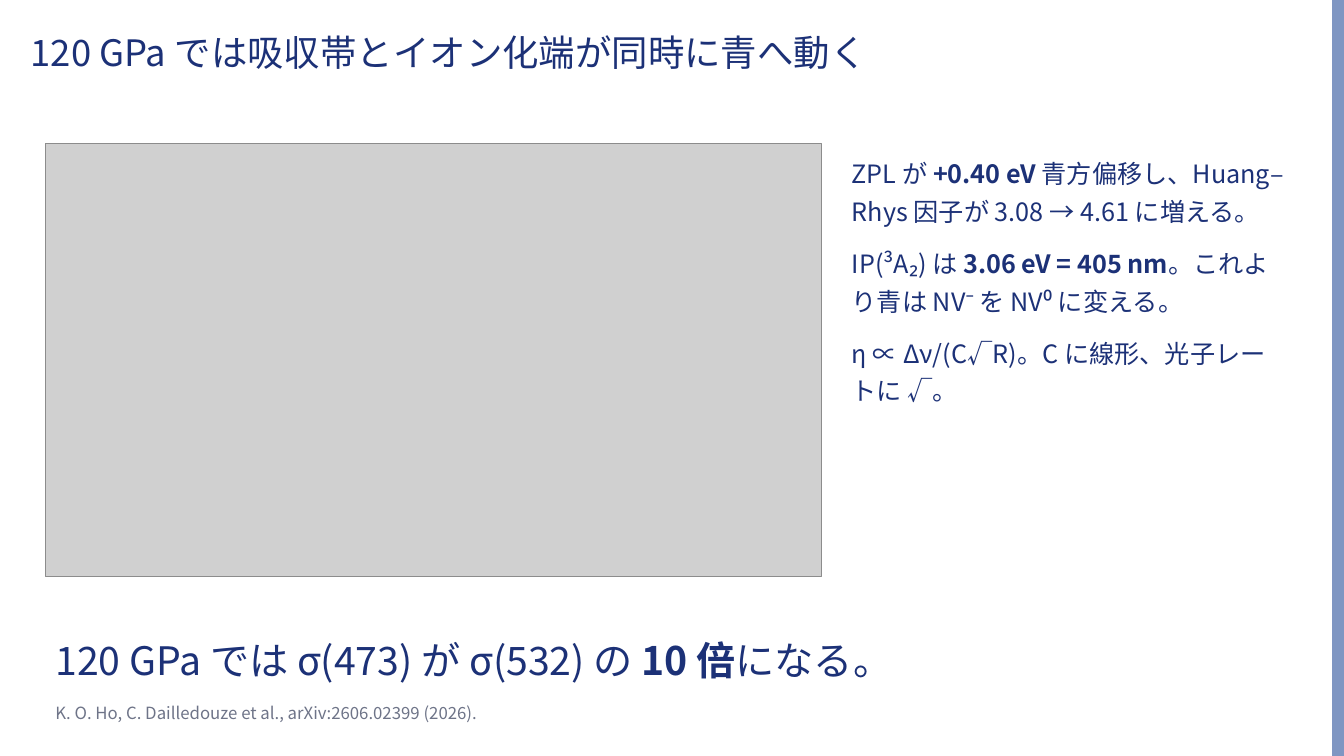
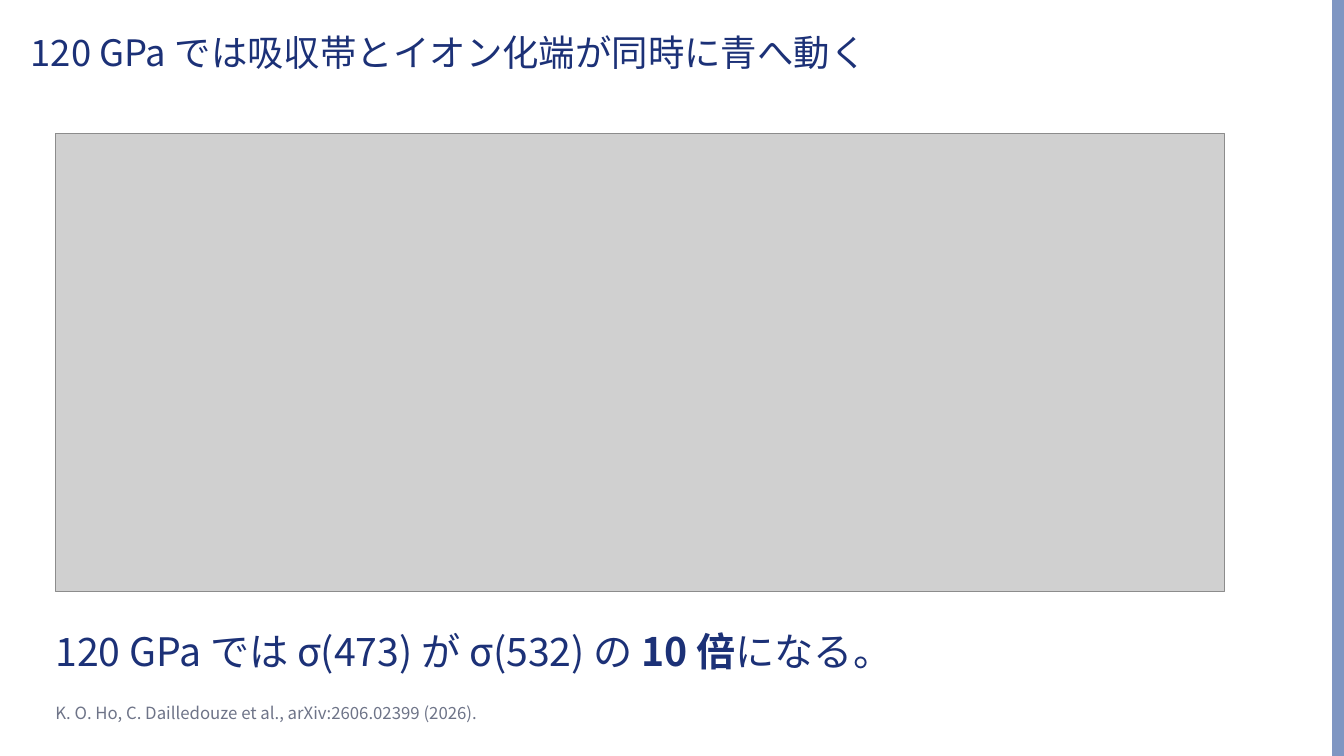
Before and after one commit to Risei412/ultra-high-pressure-ODMR, a slide deck: slide 4 of slides/odmr_473nm_talk.pptx. Drawn at 1344x756 pixels with LibreOffice and Linux fonts; fonts in the diff are those of the drawing; grey boxes stand for pictures; background and template pictures are left out. Boxes give left, top, right and bottom in pixels: in the first picture for what was removed or moved away, otherwise in the second. Text is boxed around its words. In the diff, an @@ line names an element or a change of style, - is before the commit and + after.

```diff
--- a/slides/odmr_473nm_talk.pptx
+++ b/slides/odmr_473nm_talk.pptx
@@ picture: place and size @@
-picture at <box>45,143,822,577</box>
+picture at <box>55,133,1225,592</box>
@@ text removed at <box>852,162,1284,402</box> @@
-ZPL が +0.40 eV 青方偏移し、Huang–Rhys 因子が 3.08 → 4.61 に増える。
-IP(³A₂) は 3.06 eV = 405 nm。これより青は NV⁻ を NV⁰ に変える。
-η ∝ Δν/(C√R)。C に線形、光子レートに √。
@@ text "120 GPa では σ(473) が ..." at <box>55,632,892,674</box>: line spacing 1.25 to 1 @@
```
Also in this commit, not shown: 7 other slides changed, 8 other files.
